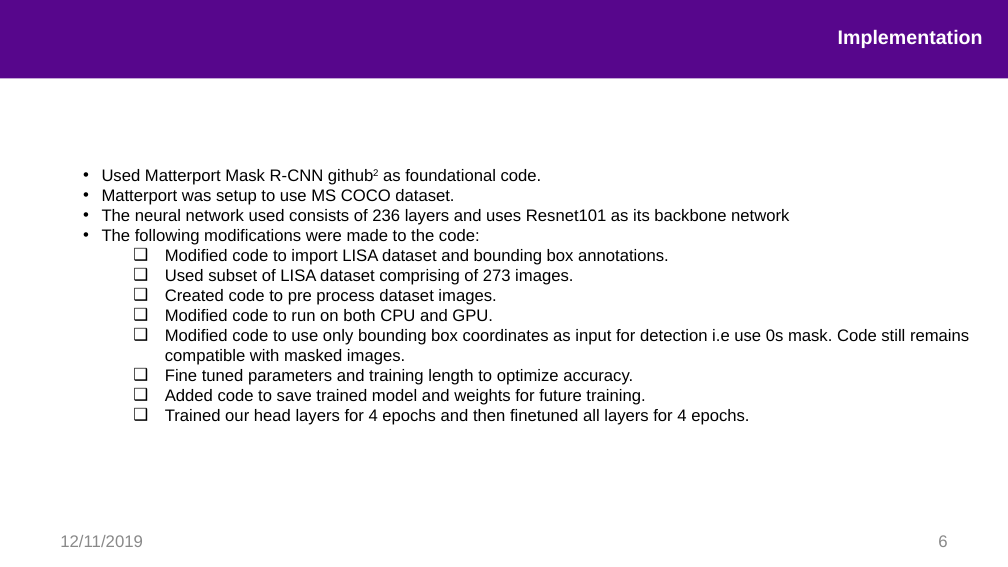
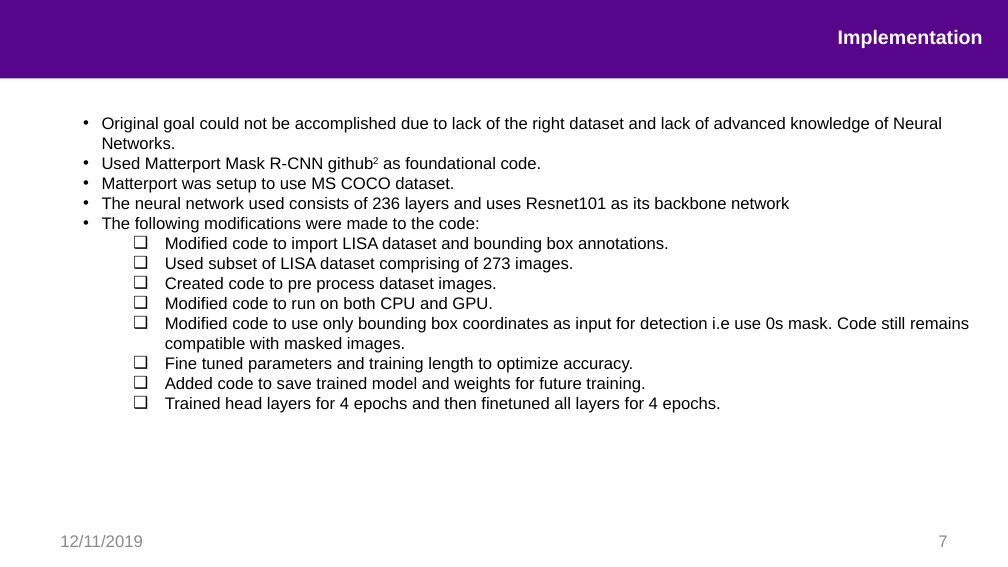
Before and after one commit to Saahil-96/Segmentation, a slide deck: slide 7 of TrafficSignDetection.ppt (slide 6 before the commit). Drawn at 1008x567 pixels with LibreOffice and Linux fonts; fonts in the diff are those of the drawing; background and template pictures are left out. Boxes give left, top, right and bottom in pixels: in the first picture for what was removed or moved away, otherwise in the second. Text is boxed around its words. In the diff, an @@ line names an element or a change of style, - is before the commit and + after.

Commit message:
Made final changes

```diff
--- a/TrafficSignDetection.ppt
+++ b/TrafficSignDetection.ppt
@@ text "Original goal could not be ...": place and size @@
-text "Original goal could not be ..." at box(102, 169, 969, 425)
+text "Original goal could not be ..." at box(102, 117, 969, 413)
@@ text at box(102, 117, 942, 149): paragraph added @@
+• Original goal could not be accomplished due to lack of the right dataset and lack of advanced knowledge of Neural Networks.
@@ text at box(165, 397, 721, 413): text changed @@
-    ❑ Trained our head layers for 4 epochs and then finetuned all layers for 4 epochs.
+    ❑ Trained head layers for 4 epochs and then finetuned all layers for 4 epochs.
@@ page number at box(938, 535, 947, 547): text changed @@
-6
+7
```
Also in this commit, not shown: 5 other slides changed, 3 slides added.
